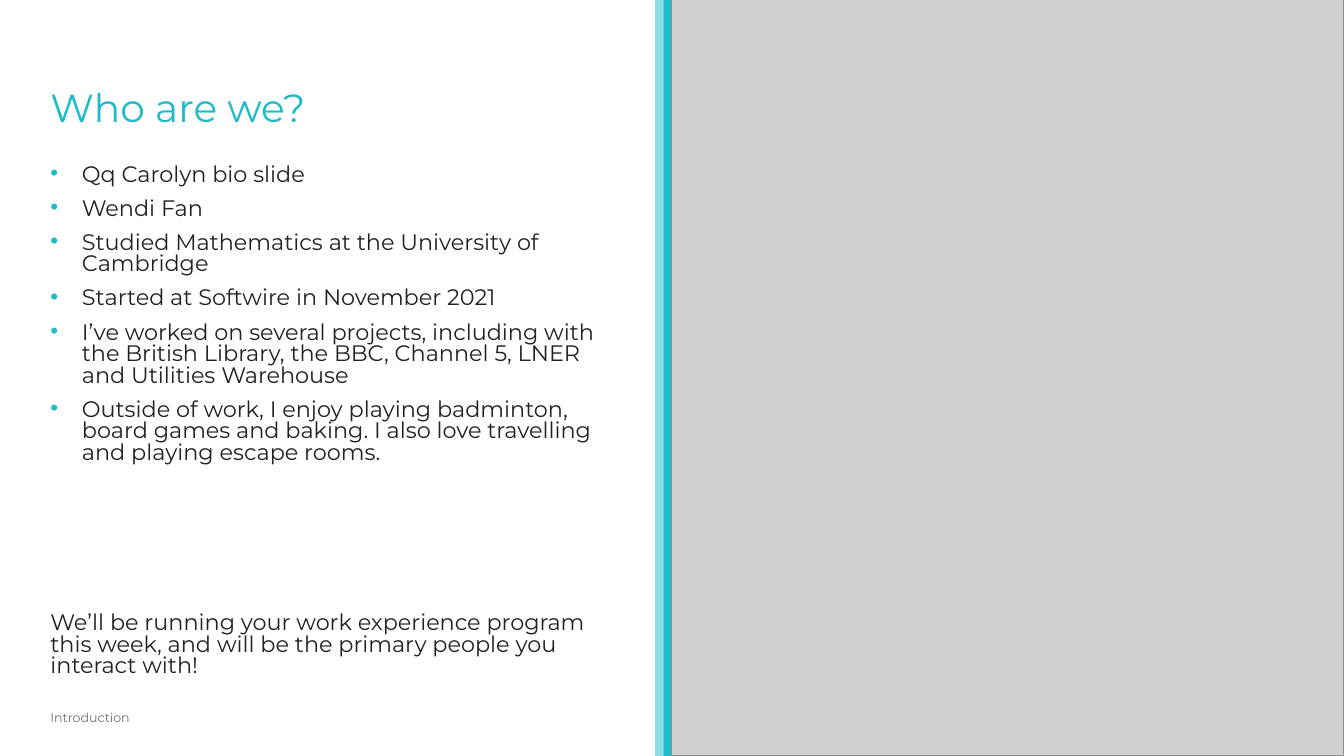
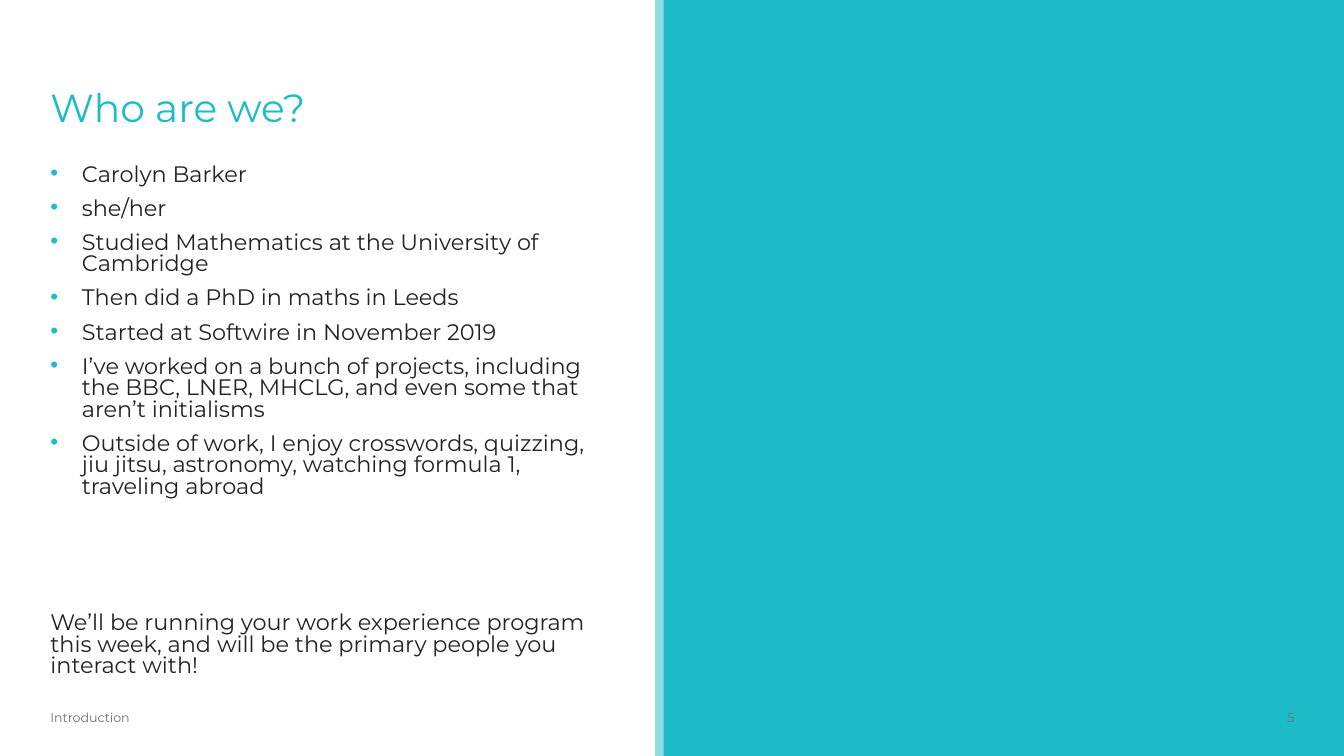
Before and after one commit to caz-yang/softwire-work-experience-oct-2025, a slide deck: slide 5 of course-assets/presentations/intro.pptx. Drawn at 1344x756 pixels with LibreOffice and Linux fonts; fonts in the diff are those of the drawing; grey boxes stand for pictures; background and template pictures are left out. Boxes give left, top, right and bottom in pixels: in the first picture for what was removed or moved away, otherwise in the second. Text is boxed around its words. In the diff, an @@ line names an element or a change of style, - is before the commit and + after.

Commit message:
add carolyn slide

```diff
--- a/course-assets/presentations/intro.pptx
+++ b/course-assets/presentations/intro.pptx
@@ picture removed at <box>673,0,1344,756</box> @@
@@ text at <box>82,165,247,219</box>: text changed @@
-• Qq Carolyn bio slide
-• Wendi Fan
+• Carolyn Barker
+• she/her
@@ text at <box>82,288,584,499</box>: text changed @@
-• Started at Softwire in November 2021
-• I’ve worked on several projects, including with the British Library, the BBC, Channel 5, LNER and Utilities Warehouse
-• Outside of work, I enjoy playing badminton, board games and baking. I also love travelling and playing escape rooms.
+• Then did a PhD in maths in Leeds
+• Started at Softwire in November 2019
+• I’ve worked on a bunch of projects, including the BBC, LNER, MHCLG, and even some that aren’t initialisms
+• Outside of work, I enjoy crosswords, quizzing, jiu jitsu, astronomy, watching formula 1, traveling abroad
@@ page number added at <box>1214,705,1295,730</box>, 9 pt, text #6D6F78 @@
+5
```
